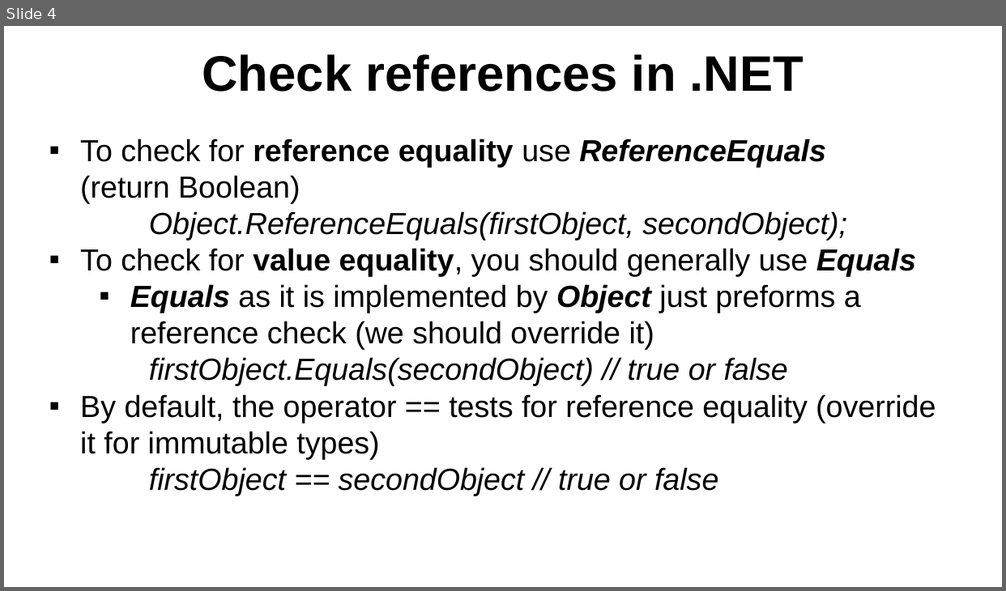
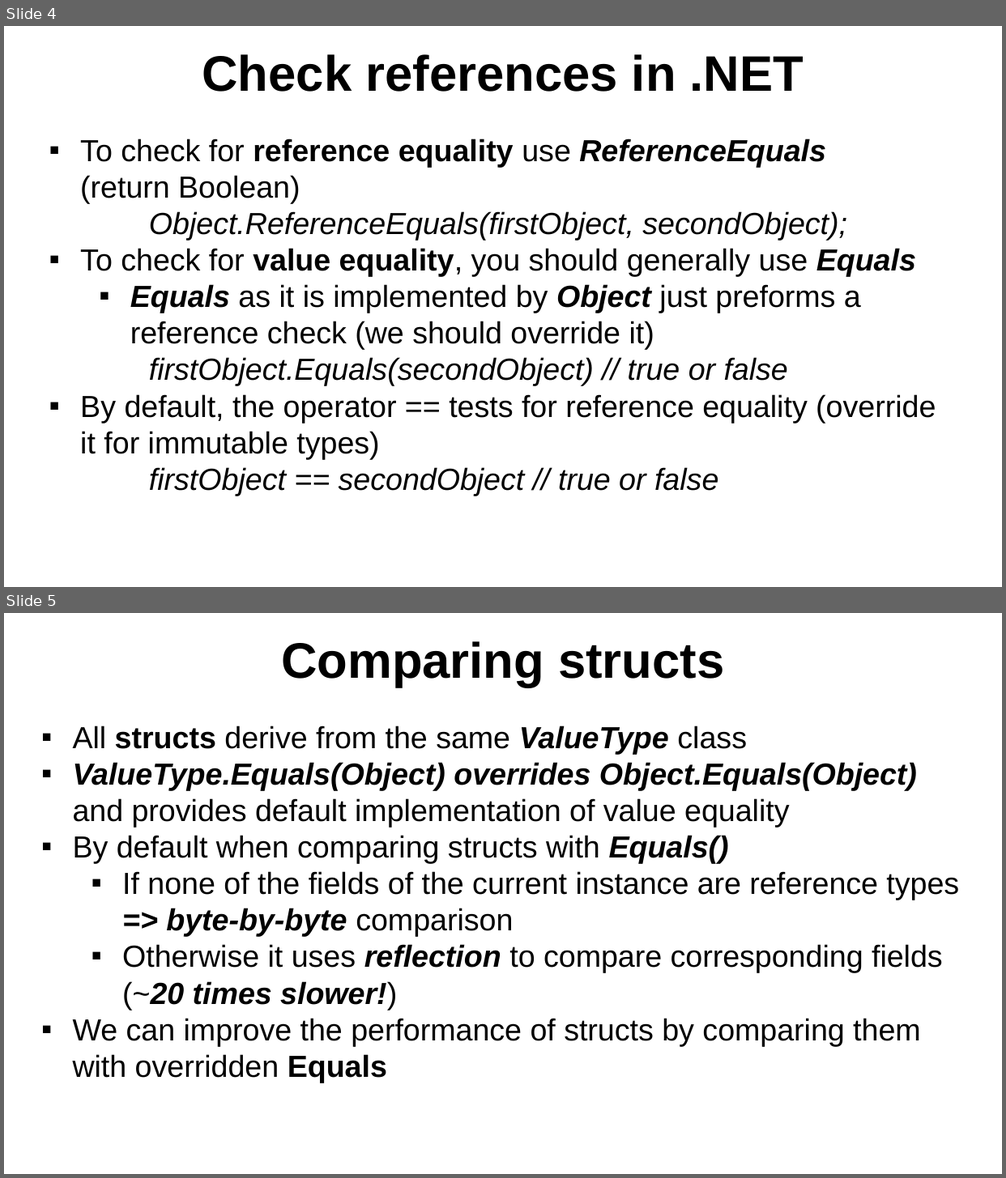
Before and after one commit to NaskoIT/CSharp-In-Depth, a slide deck: C# Tips and Tricks.pptx. Shown one above the other, each under a label of ours: slide 4 before the commit, slides 4 and 5 after it. The pictures are 1006x591 and 1006x1178 pixels, drawn with LibreOffice and Linux fonts; fonts in the diff are those of the drawing; background and template pictures are left out. Boxes give left, top, right and bottom in pixels: in the first picture for what was removed or moved away, otherwise in the second. Text is boxed around its words. In the diff, an @@ line names an element or a change of style, - is before the commit and + after.

Commit message:
Compare structs

```diff
--- a/C# Tips and Tricks.pptx
+++ b/C# Tips and Tricks.pptx
@@ slide 5 added at [4, 613, 1002, 1174], background picture (left out) @@
@@ text added at [281, 641, 724, 687], 36 pt, text #000000, bold @@
+Comparing structs
@@ text added at [73, 726, 959, 1083], 22 pt, text #000000 @@
+▪ All structs derive from the same ValueType class
+▪ ValueType.Equals(Object) overrides Object.Equals(Object) and provides default implementation of value equality
+▪ By default when comparing structs with Equals()
+  ▪ If none of the fields of the current instance are reference types => byte-by-byte comparison
+  ▪ Otherwise it uses reflection to compare corresponding fields (~20 times slower!)
+▪ We can improve the performance of structs by comparing them with overridden Equals
```
Also in this commit, not shown: 6 other files.
